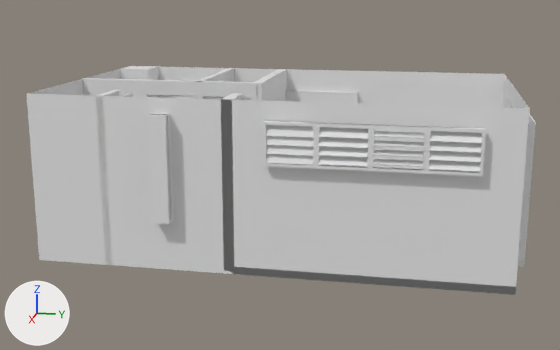
Renders of the FBX model DisplayXRUnity/Assets/3DAssets/Room_Fixed.fbx from each side of a commit.
Camera for both pictures: a 50 mm camera at (12.28, 0.8, 4.09) aimed at (0.21, -1.61, 1.07). The lights are fixed; the arrows at lower left show +X, +Y and +Z. Vertices at the same position are counted once.
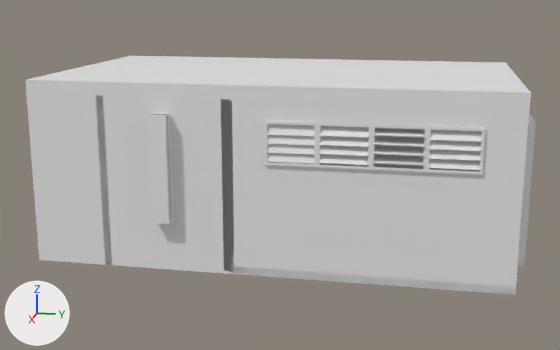
What changed in the scene script:
```text
Change me_cube_026:
    used by ob_cube_025; location = (-2.0, -4.45, 0.0)
    verts and faces of me_cube_026; kept vertices keep their numbers, new ones are numbered from 916
    before: 552 (0.11, 3.86, 0.0), 553 (0.11, 2.5, 0.0), 554 (0.11, 3.86, 2.16) at pixel (357, 92), 555 (0.11, 2.5, 2.16) at pixel (284, 90), 556 (0.0, 3.86, 0.0)
    before: 557 (0.0, 2.5, 0.0), 558 (0.0, 3.86, 2.16) at pixel (358, 92), 559 (0.0, 2.5, 2.16) at pixel (285, 90)
    remove me_cube_026.from_pydata(...)  # 916 vertices, 818 faces; spans x 0.0..4.2, y -0.69..6.65, z 0.0..2.55
    add me_cube_026.from_pydata(...)  # 926 vertices, 828 faces; spans x 0.0..4.2, y -0.69..6.65, z 0.0..2.75
    me_cube_026 part 1
    4 vertices are removed from x 4.13, y 3.75..5.87, z 2.09
    42 faces are deleted
    78 vertices in x 4.01..4.14, y 2.98..5.91, z 1.66..2.28 move by (-0.09, 0.0, 0.0)
    78 vertices in x 4.0..4.15, y 2.98..5.91, z 1.66..2.28 move by (-0.08, 0.0, 0.0)
    4 vertices in x 4.13, y 3.75..5.87, z 1.84 move by (-0.17, 0.0, 0.13)
    4 vertices in x 4.13, y 3.75..5.87, z 1.97 move by (-0.17, 0.0, 0.12)
    14 vertices are added at x 0.0..4.0, y -0.55..6.45, z 1.59..2.75
    40 new faces join them, mat_glass (white #e7e7e7)
    12 new faces join them, mat_material_002 (white #e7e7e7)
    me_cube_026 part 2
    add for i in [*range(552, 560)]: verts[i] += (0.0, 0.01, 0.0)
```

Changed parts and their boxes (x1, y1, x2, y2) in the pictures (560 x 350 px; the box of a moved part takes in the faces that stretch with it):
'Cube.025', reshaped: before (26, 66, 536, 295); after (25, 56, 536, 295)
part 1 of me_cube_026, moved or reshaped: before (227, 99, 530, 294); after (25, 56, 531, 294)
part 2 of me_cube_026, moved or reshaped (not visible afterwards): before (285, 90, 358, 128)
